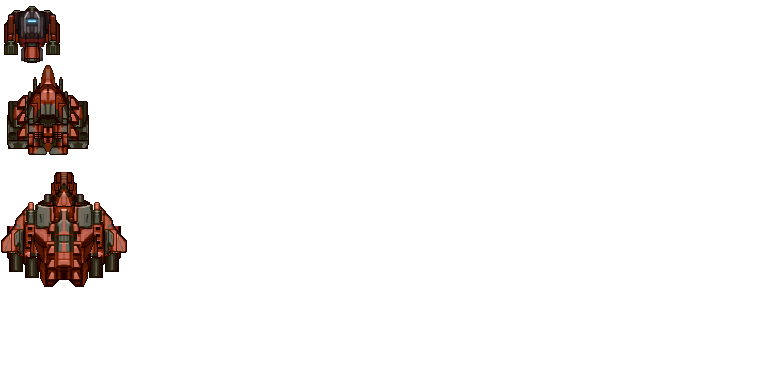
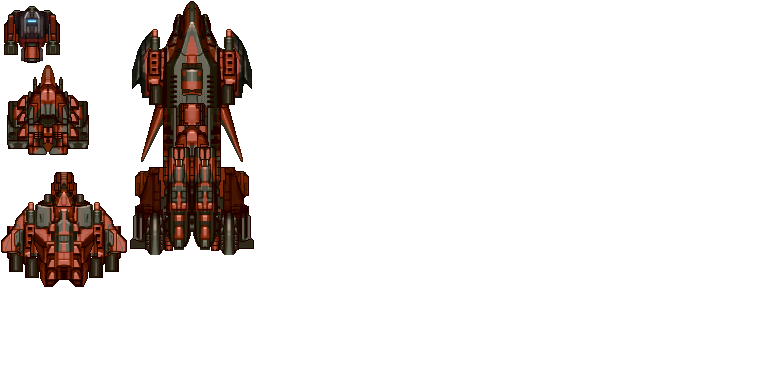
Comparing the layer stacks of the two 765 x 386 images. Changes:
added layer "128x256ship" in group "FINAL" over [left=130, top=1, right=254, bottom=255]
